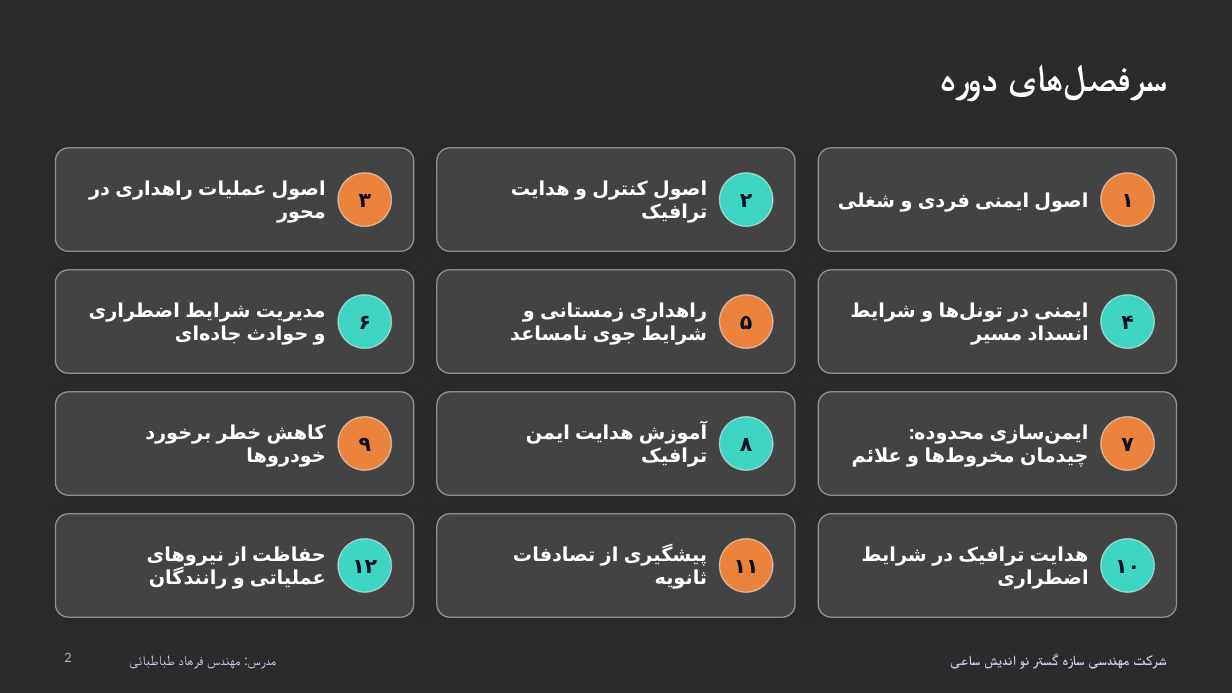
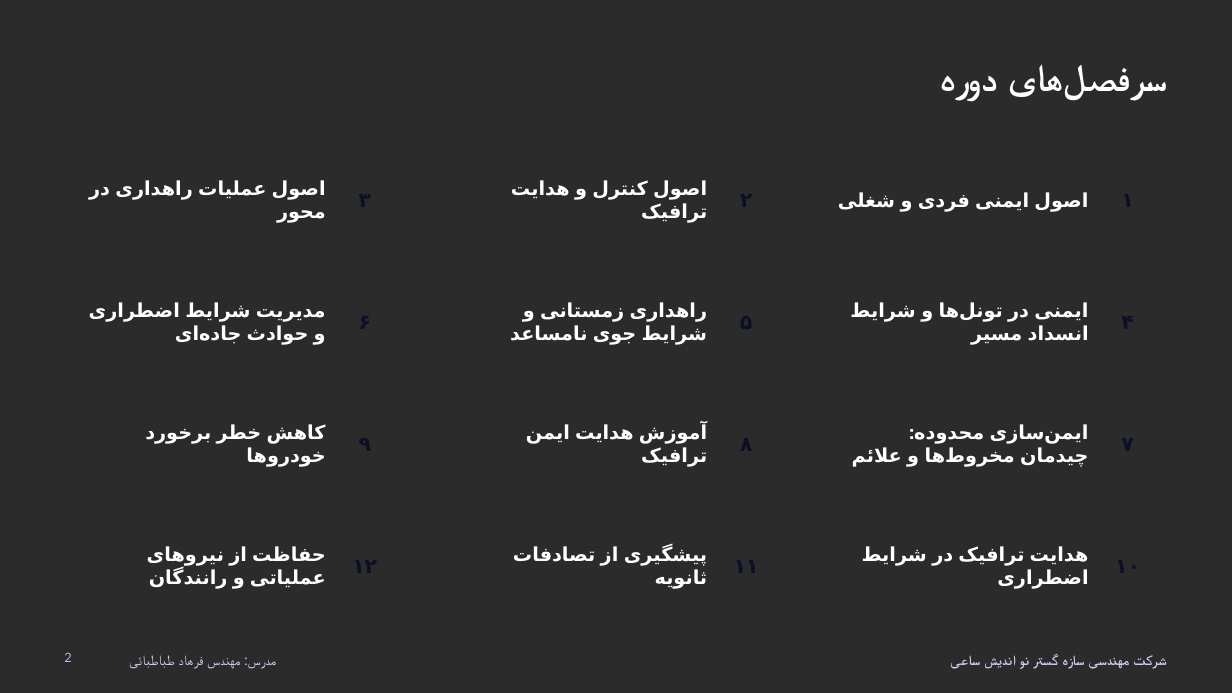
Before and after one commit to larisamohseni/larisamohseni, a slide deck: slide 2 of آموزش-ایمنی-راهداری.pptx. Drawn at 1232x693 pixels with LibreOffice and Linux fonts; fonts in the diff are those of the drawing; background and template pictures are left out; a plain dark background stands for a picture behind light text. Boxes give left, top, right and bottom in pixels: in the first picture for what was removed or moved away, otherwise in the second. Text is boxed around its words. In the diff, an @@ line names an element or a change of style, - is before the commit and + after.

```diff
--- a/آموزش-ایمنی-راهداری.pptx
+++ b/آموزش-ایمنی-راهداری.pptx
@@ rounded rectangle removed at (55,148,414,251) @@
@@ rounded rectangle removed at (437,148,796,251) @@
@@ rounded rectangle removed at (819,148,1177,251) @@
@@ ellipse removed at (338,173,392,226) @@
@@ ellipse removed at (720,173,774,226) @@
@@ ellipse removed at (1101,173,1154,226) @@
@@ rounded rectangle removed at (55,270,414,373) @@
@@ ellipse removed at (338,295,392,348) @@
@@ rounded rectangle removed at (437,270,796,373) @@
@@ ellipse removed at (720,295,774,348) @@
@@ rounded rectangle removed at (819,270,1177,373) @@
@@ ellipse removed at (1101,295,1154,348) @@
@@ rounded rectangle removed at (55,392,414,495) @@
@@ ellipse removed at (338,417,392,470) @@
@@ rounded rectangle removed at (437,392,796,495) @@
@@ ellipse removed at (720,417,774,470) @@
@@ rounded rectangle removed at (819,392,1177,495) @@
@@ ellipse removed at (1101,417,1154,470) @@
@@ rounded rectangle removed at (55,514,414,617) @@
@@ ellipse removed at (338,539,392,592) @@
@@ rounded rectangle removed at (437,514,796,617) @@
@@ ellipse removed at (720,539,774,592) @@
@@ rounded rectangle removed at (819,514,1177,617) @@
@@ ellipse removed at (1101,539,1154,592) @@
```
Also in this commit, not shown: 49 other slides changed.
